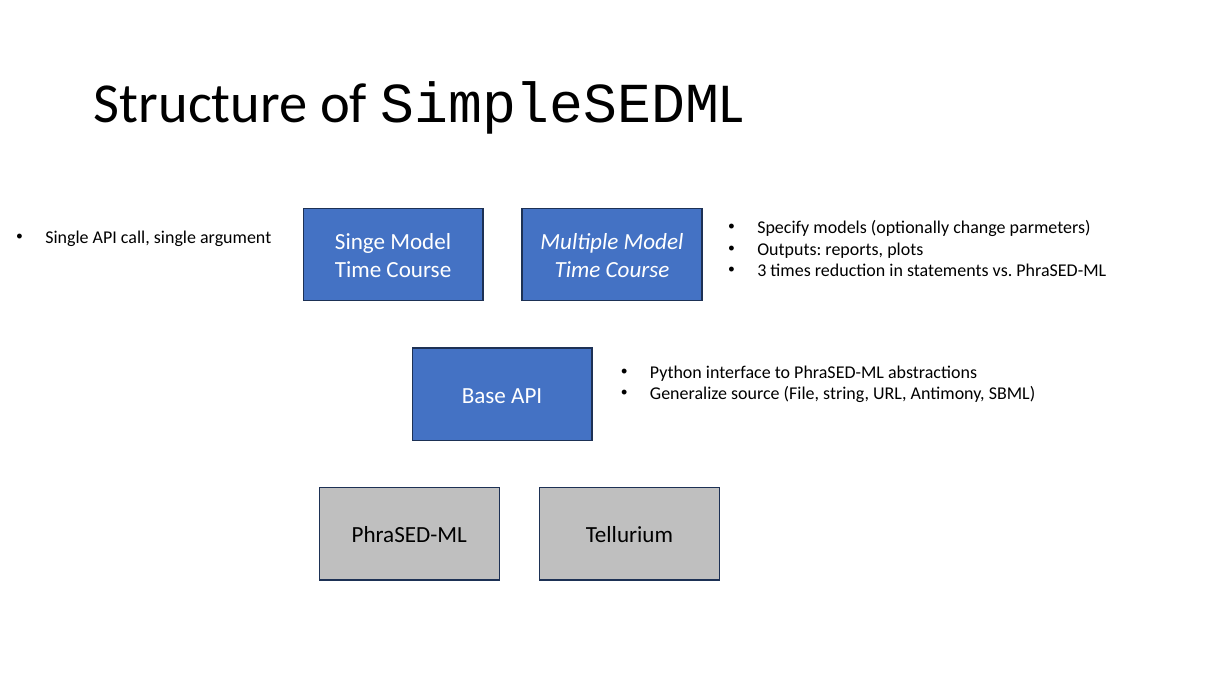
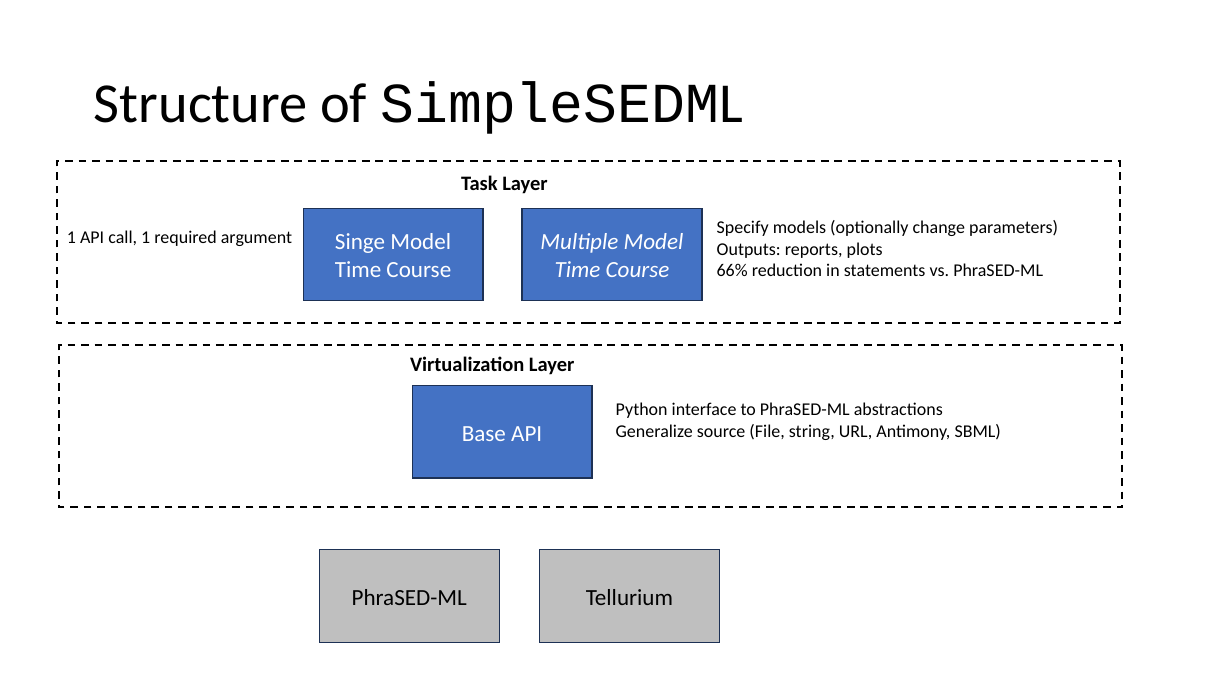
Before and after one commit to sys-bio/SimpleSEDML, a slide deck: slide 4 of docs/SimpleSEDML.pptx. Drawn at 1232x693 pixels with LibreOffice and Linux fonts; fonts in the diff are those of the drawing. Boxes give left, top, right and bottom in pixels: in the first picture for what was removed or moved away, otherwise in the second. Text is boxed around its words. In the diff, an @@ line names an element or a change of style, - is before the commit and + after.

Commit message:
Doc update

```diff
--- a/docs/SimpleSEDML.pptx
+++ b/docs/SimpleSEDML.pptx
@@ rectangle added at (x1=56, y1=161, x2=1120, y2=323), outline #000000 1.5 pt dashed @@
@@ text added at (x1=461, y1=175, x2=547, y2=194), 16 pt, text #000000, bold @@
+Task Layer
@@ text at (x1=67, y1=230, x2=292, y2=246): text changed @@
-• Single API call, single argument
+1 API call, 1 required argument
@@ text "Specify models (optionally change parameters)" moved from (x1=757, y1=220, x2=1106, y2=276) to (x1=717, y1=220, x2=1058, y2=276) @@
@@ text at (x1=717, y1=220, x2=1058, y2=236): text changed @@
-• Specify models (optionally change parmeters)
+Specify models (optionally change parameters)
@@ text at (x1=717, y1=263, x2=1043, y2=276): text changed @@
-• 3 times reduction in statements vs. PhraSED-ML
+66% reduction in statements vs. PhraSED-ML
@@ text at (x1=717, y1=242, x2=883, y2=258): bullet • to none @@
@@ rectangle added at (x1=59, y1=346, x2=1123, y2=507), outline #000000 1.5 pt dashed @@
@@ text added at (x1=410, y1=356, x2=574, y2=375), 16 pt, text #000000, bold @@
+Virtualization Layer
@@ rectangle "Base API" moved from (x1=412, y1=348, x2=592, y2=441) to (x1=412, y1=385, x2=592, y2=478) @@
@@ text "Python interface to PhraSED-ML abstractions" moved from (x1=650, y1=365, x2=1035, y2=402) to (x1=616, y1=402, x2=1001, y2=440) @@
@@ text "Python interface to PhraSED-ML abstractions" at (x1=616, y1=402, x2=1001, y2=440): bullet • to none @@
@@ rectangle "PhraSED-ML" moved from (x1=320, y1=488, x2=500, y2=580) to (x1=320, y1=550, x2=500, y2=642) @@
@@ rectangle "Tellurium" moved from (x1=540, y1=488, x2=720, y2=580) to (x1=540, y1=550, x2=720, y2=642) @@
```
Also in this commit, not shown: 1 slide added.
